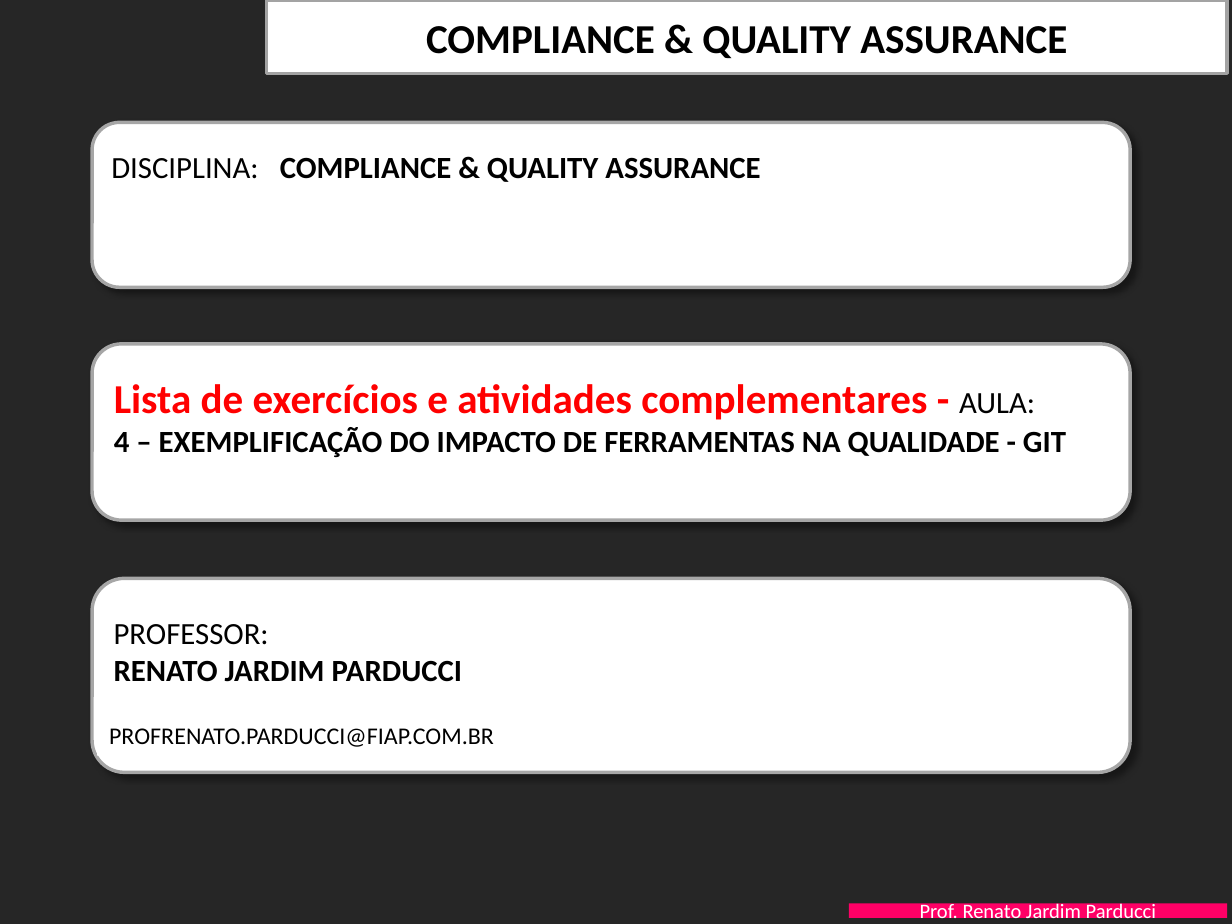
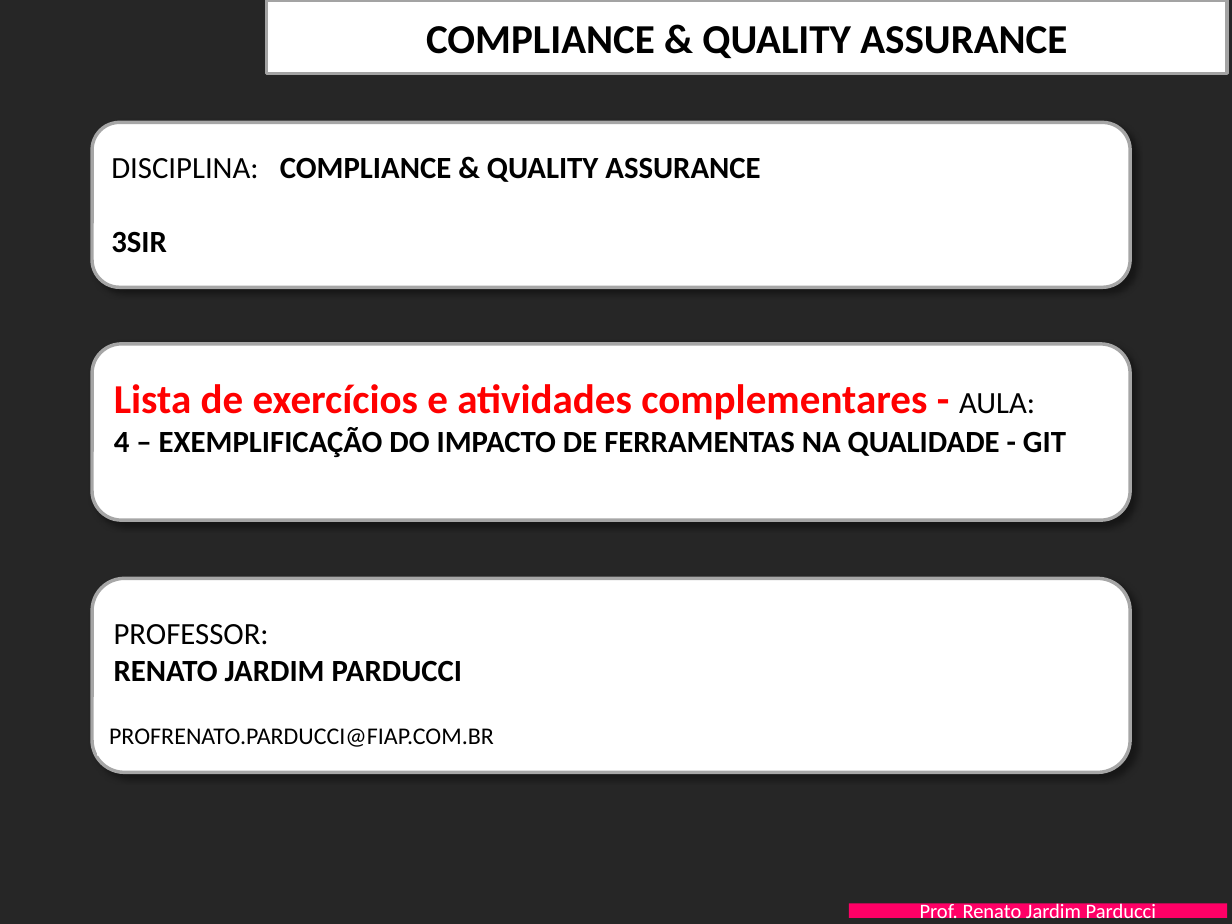
Before and after one commit to TheCatPlusOne/SI-Estacionamento, a slide deck: slide 1 of Documentacao/FIAP-QualidProjSW-Aula-4-GIT - EXERCICIOS.pptx. Drawn at 1232x924 pixels with LibreOffice and Linux fonts; fonts in the diff are those of the drawing; background and template pictures are left out. Boxes give left, top, right and bottom in pixels: in the first picture for what was removed or moved away, otherwise in the second. Text is boxed around its words. In the diff, an @@ line names an element or a change of style, - is before the commit and + after.

Commit message:
Firula

```diff
--- a/Documentacao/FIAP-QualidProjSW-Aula-4-GIT - EXERCICIOS.pptx
+++ b/Documentacao/FIAP-QualidProjSW-Aula-4-GIT - EXERCICIOS.pptx
@@ text at <box>111,231,167,253</box>: paragraph added @@
+3SIR
```
